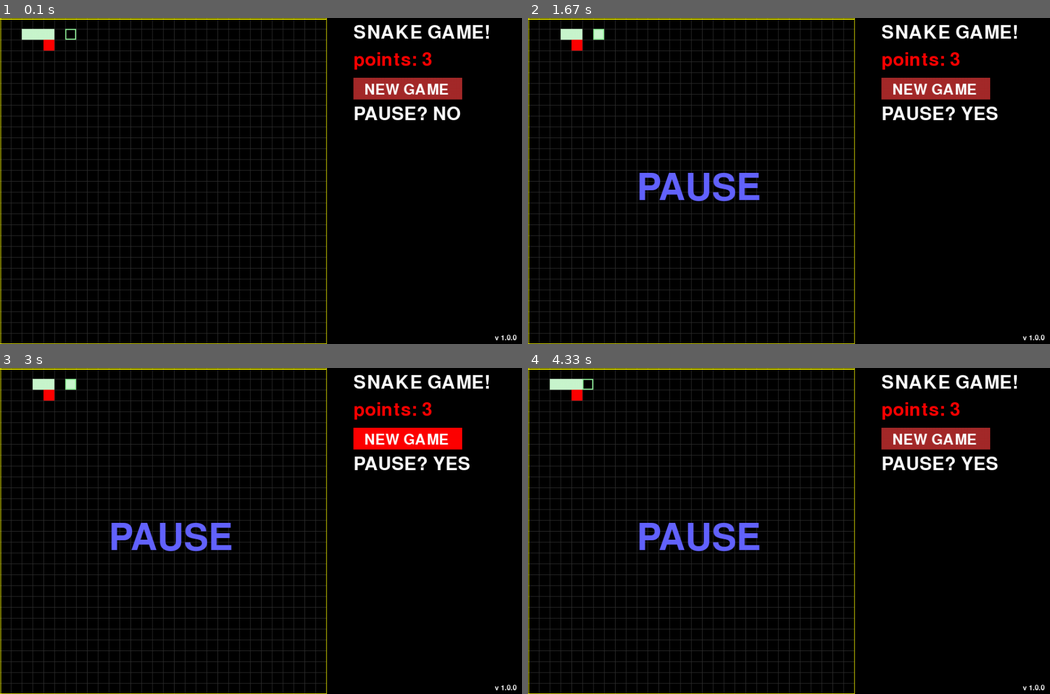
Above: before the commit, frames 1-4 (two rows, left to right).
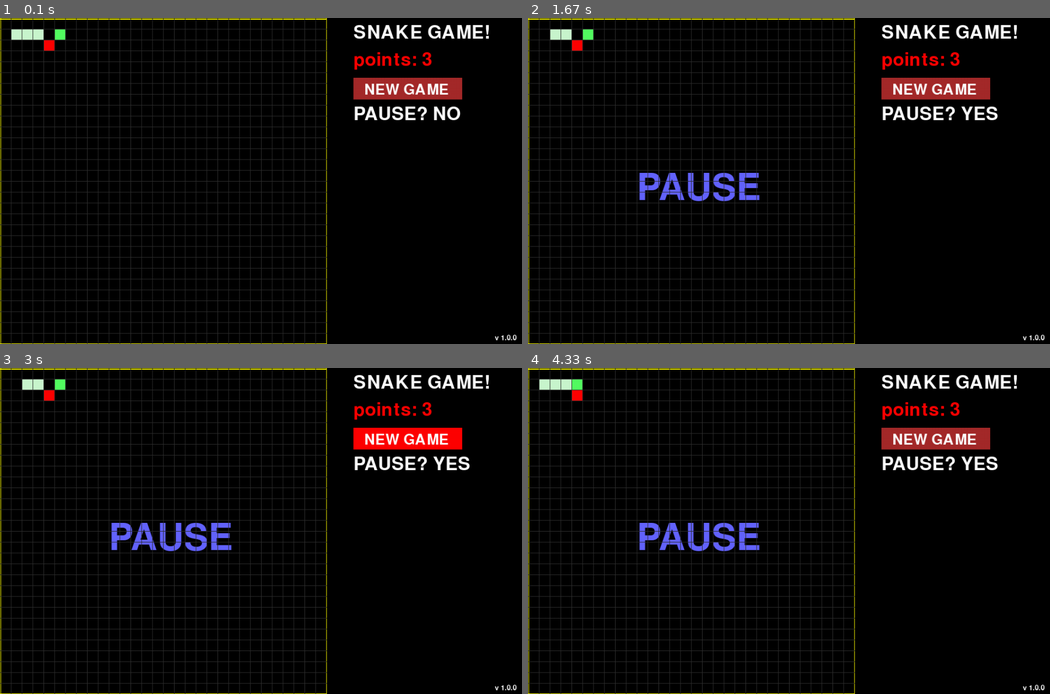
Above: after the commit, the same moments.

Repository: kristaps-m/Snake_Python_OOP
Game: pygame game, started from main.py
Two runs of this game, one before a commit and one after it. Both use one fixed random seed, a clock stepped at 60 frames per second and the inputs below.
Inputs (mouse positions are in pixels of both pictures, inside the frame that each line leads up to):
- Up to frame 1 (0.1 s): no input
- Up to frame 2 (1.67 s): click "NEW GAME" at 0.42 s; tap Space at 0.67 s; press the mouse at (663, 115) at 1.13 s; move the mouse to (632, 145) at 1.23 s; release the mouse at (601, 171) at 1.37 s
- Up to frame 3 (3 s): click "NEW GAME" at 2.85 s
- Up to frame 4 (4.33 s): press the mouse at (663, 465) at 3.23 s; move the mouse to (648, 442) at 3.33 s; release the mouse at (632, 420) at 3.47 s; tap Space at 4.27 s

The runs differ from the first frame. In frame 1, 0.3% of the frame differs, in the area x 0-63%, y 0-100%; in frame 2, 0.5%; in frame 3, 0.5%; in frame 4, 0.4%.

Commit message:
Remove magic numbers when creating objects. Add game winning codition.

Diff:
--- a/local_pygame.py
+++ b/local_pygame.py
@@ -17,15 +17,16 @@
         self.add_w_for_menu = 360
         self.cell_size = 20
         self.pause = False
+        self.is_game_over_bool = False
+        self.is_game_won_bool = False # Is grid full so that new food can not be placed
         self.screen = pygame.display.set_mode((self.w + self.add_w_for_menu, self.h))
         self.clock = pygame.time.Clock()
-        self.snake = Snake(self.screen, 100, 20, 20)
+        self.snake = Snake(self.screen, self.cell_size * 4, self.cell_size, self.cell_size)
         self.food = Food(self.screen, self.cell_size, self.w, self.h)
         self.grid = Grid(self.w, self.h, self.cell_size, self.screen)
         self.sound = mixer.Sound("sounds/njam-[AudioTrimmer.com]_2.ogg")
         self.new_game_button = self.snake.p_rect(self.w + 50, NEW_GAME_Y_POSITION, 200, 40)
         self.is_mouse_on_ngb = False # ngb = new game button
-        self.is_game_over_bool = False
         self.has_player_made_movement = False
 
 
@@ -58,8 +59,6 @@
             self.screen.fill("black")
 
             """ ------ > RENDER YOUR GAME HERE"""
-            self.grid.draw_grid_on_game_field()
-
             if not self.pause:
                 self.update_and_draw_game_objects()
             else:
@@ -81,6 +80,13 @@
 
             self.has_player_made_movement = False # This variable prevents player from cheat in movement
 
+            self.grid.draw_grid_on_game_field()
+
+            if self.does_snake_cover_all_field():
+                self.pause = True
+                self.render_text(100, "Victory", "#0df30980", self.w / 2 - 100, 50)
+
+
             pygame.display.flip()
 
             self.clock.tick(6)  # limits FPS to 60
@@ -93,7 +99,7 @@
         self.screen.blit(img, (x, y))
 
     def new_game(self):
-        self.snake = Snake(self.screen, 100, 20, 20)
+        self.snake = Snake(self.screen, self.cell_size * 4, self.cell_size, self.cell_size)
         self.food = Food(self.screen, self.cell_size, self.w, self.h)
         if self.is_game_over_bool:
             self.pause = False
@@ -110,6 +116,14 @@
             return True
 
         return False
+
+
+    def does_snake_cover_all_field(self):
+        snake_tail_set = set(self.snake.tail)
+        is_tail_set_len_long_as_game_field = len(snake_tail_set) == (self.w // self.cell_size) * (self.h // self.cell_size) - 2
+
+        return is_tail_set_len_long_as_game_field
+
 
     def draw_game_field_lines(self):
         self.snake.draw_line("yellow",(self.w, 0),(self.w, self.h))
@@ -164,8 +178,8 @@
                 (self.snake.snake_head_x, self.snake.snake_head_y)
             )
 
-        self.snake.snake_head_draw()
         del self.snake.tail[0]
         self.food.draw()
+        self.snake.snake_head_draw()
         if self.is_game_over_bool:
             self.pause = True
--- a/snake.py
+++ b/snake.py
@@ -31,9 +31,8 @@
 
     def snake_head_draw(self):
         pygame.draw.rect(self.surface,
-                          "#93f59d",
+                          "#54fc62",
                            self.p_rect(self.snake_head_x, self.snake_head_y, self.cell_size, self.cell_size),
-                           width=2
                         )
 
     def draw_snake_tail(self):
